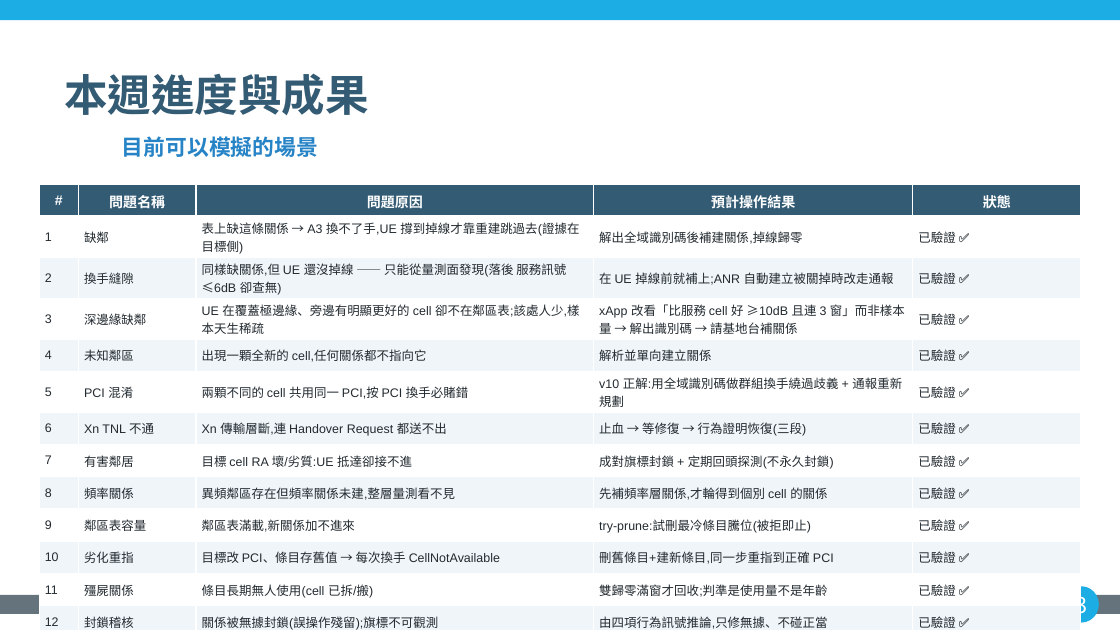
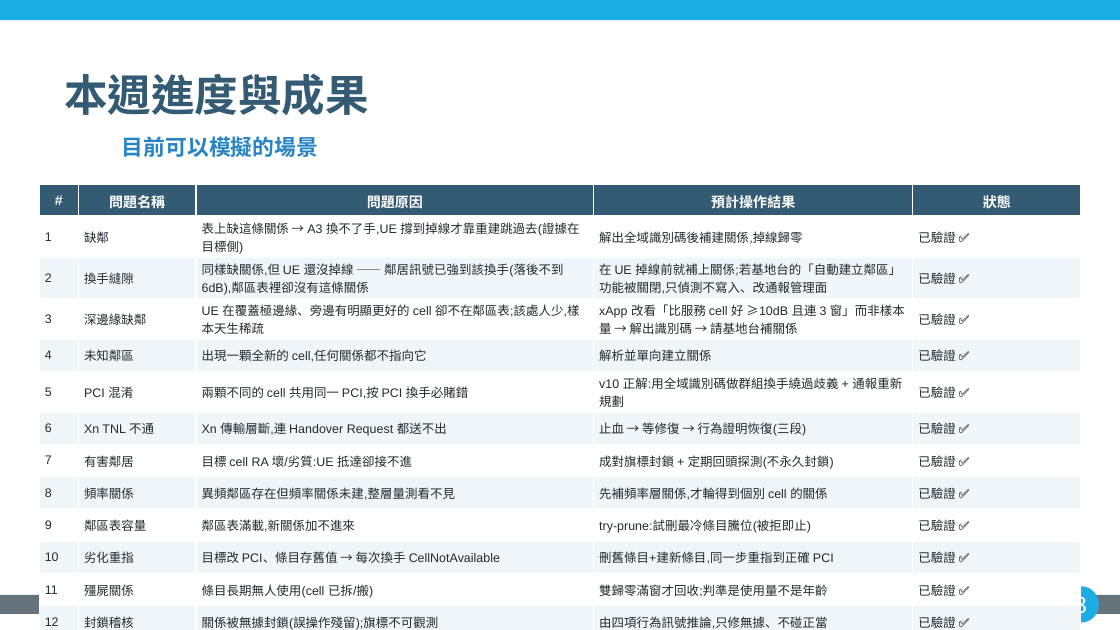
Before and after one commit to kimOuO/RAN-sim-OAI, a slide deck: slide 3 of docs/report/8_27_進度報告_v10十二題.pptx. Drawn at 1120x630 pixels with LibreOffice and Linux fonts; fonts in the diff are those of the drawing; background and template pictures are left out. Boxes give left, top, right and bottom in pixels: in the first picture for what was removed or moved away, otherwise in the second. Text is boxed around its words. In the diff, an @@ line names an element or a change of style, - is before the commit and + after.

```diff
--- a/docs/report/8_27_進度報告_v10十二題.pptx
+++ b/docs/report/8_27_進度報告_v10十二題.pptx
@@ table at [39,185,1081,630] @@
-row 3, column 3: 同樣缺關係,但 UE 還沒掉線 —— 只能從量測面發現(落後 服務訊號 ≤6dB 卻查無)
+row 3, column 3: 同樣缺關係,但 UE 還沒掉線 —— 鄰居訊號已強到該換手(落後不到 6dB),鄰區表裡卻沒有這條關係
-row 3, column 4: 在 UE 掉線前就補上;ANR 自動建立被關掉時改走通報
+row 3, column 4: 在 UE 掉線前就補上關係;若基地台的「自動建立鄰區」功能被關閉,只偵測不寫入、改通報管理面
```
Also in this commit, not shown: 1 other slide changed.
